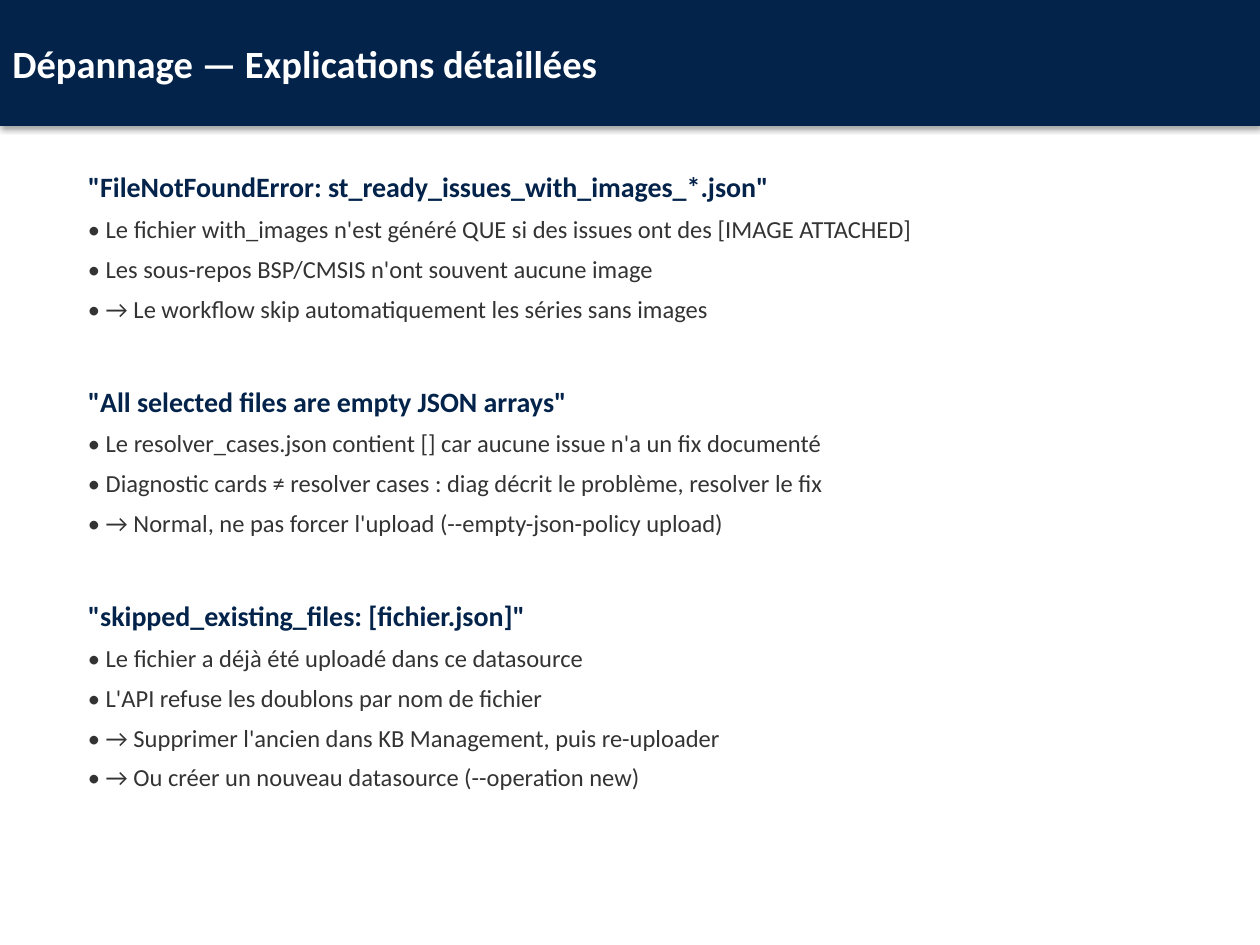
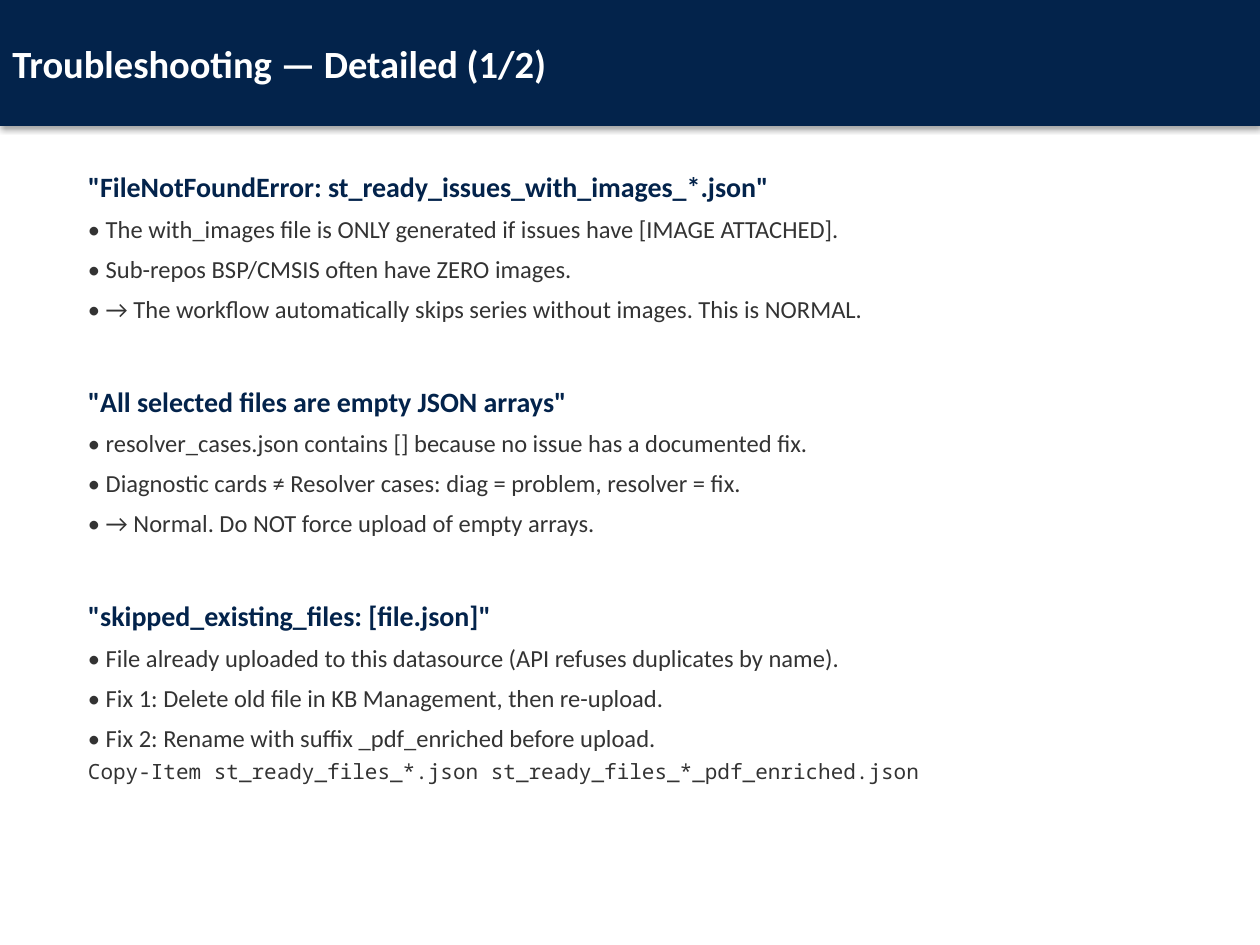
Before and after one commit to ALABSTM/stm32cube-gh-kb-pipeline, a slide deck: slide 67 of docs/Atelier_Pratique_Pipeline_STM32Cube.pptx (slide 27 before the commit). Drawn at 1260x945 pixels with LibreOffice and Linux fonts; fonts in the diff are those of the drawing. Boxes give left, top, right and bottom in pixels: in the first picture for what was removed or moved away, otherwise in the second. Text is boxed around its words. In the diff, an @@ line names an element or a change of style, - is before the commit and + after.

```diff
--- a/docs/Atelier_Pratique_Pipeline_STM32Cube.pptx
+++ b/docs/Atelier_Pratique_Pipeline_STM32Cube.pptx
@@ text in rectangle at bbox=[12, 49, 546, 85]: text changed @@
-Dépannage — Explications détaillées
+Troubleshooting — Detailed (1/2)
@@ text at bbox=[106, 220, 862, 322]: text changed @@
-• Le fichier with_images n'est généré QUE si des issues ont des [IMAGE ATTACHED]
-• Les sous-repos BSP/CMSIS n'ont souvent aucune image
-• → Le workflow skip automatiquement les séries sans images
+• The with_images file is ONLY generated if issues have [IMAGE ATTACHED].
+• Sub-repos BSP/CMSIS often have ZERO images.
+• → The workflow automatically skips series without images. This is NORMAL.
@@ text at bbox=[88, 435, 919, 784]: text changed @@
-• Le resolver_cases.json contient [] car aucune issue n'a un fix documenté
-• Diagnostic cards ≠ resolver cases : diag décrit le problème, resolver le fix
-• → Normal, ne pas forcer l'upload (--empty-json-policy upload)
-"skipped_existing_files: [fichier.json]"
-• Le fichier a déjà été uploadé dans ce datasource
-• L'API refuse les doublons par nom de fichier
-• → Supprimer l'ancien dans KB Management, puis re-uploader
-• → Ou créer un nouveau datasource (--operation new)
+• resolver_cases.json contains [] because no issue has a documented fix.
+• Diagnostic cards ≠ Resolver cases: diag = problem, resolver = fix.
+• → Normal. Do NOT force upload of empty arrays.
+"skipped_existing_files: [file.json]"
+• File already uploaded to this datasource (API refuses duplicates by name).
+• Fix 1: Delete old file in KB Management, then re-upload.
+• Fix 2: Rename with suffix _pdf_enriched before upload.
+Copy-Item st_ready_files_*.json st_ready_files_*_pdf_enriched.json
```
Also in this commit, not shown: 20 other slides changed, 58 slides added, 13 slides removed, 27 other files.
